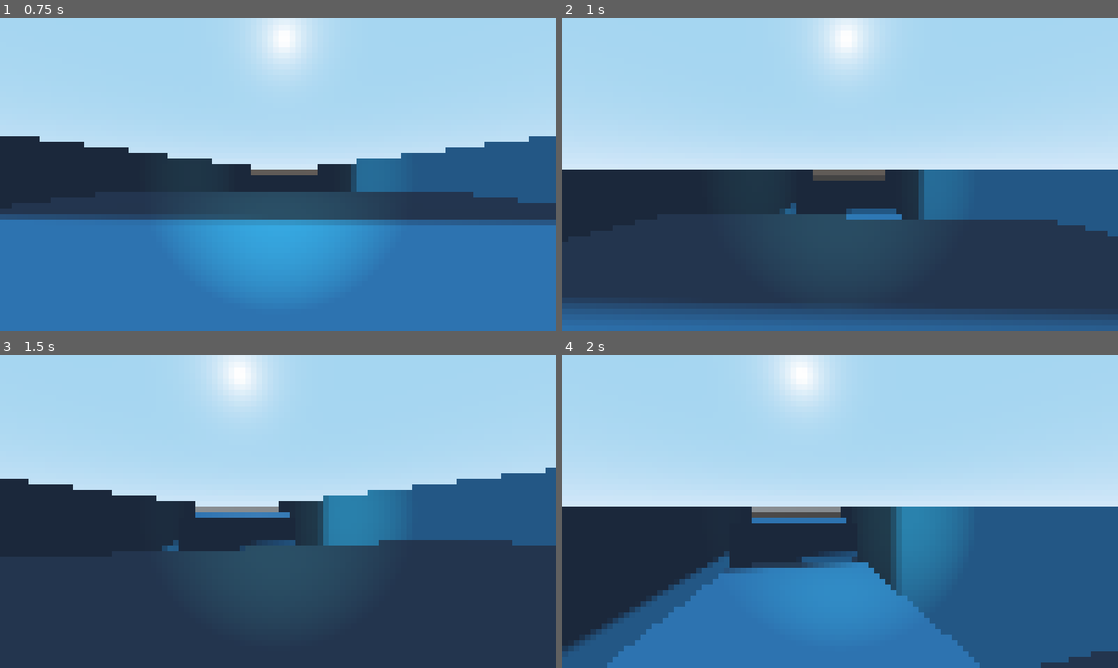
Above: before the commit, frames 1-4 (two rows, left to right).
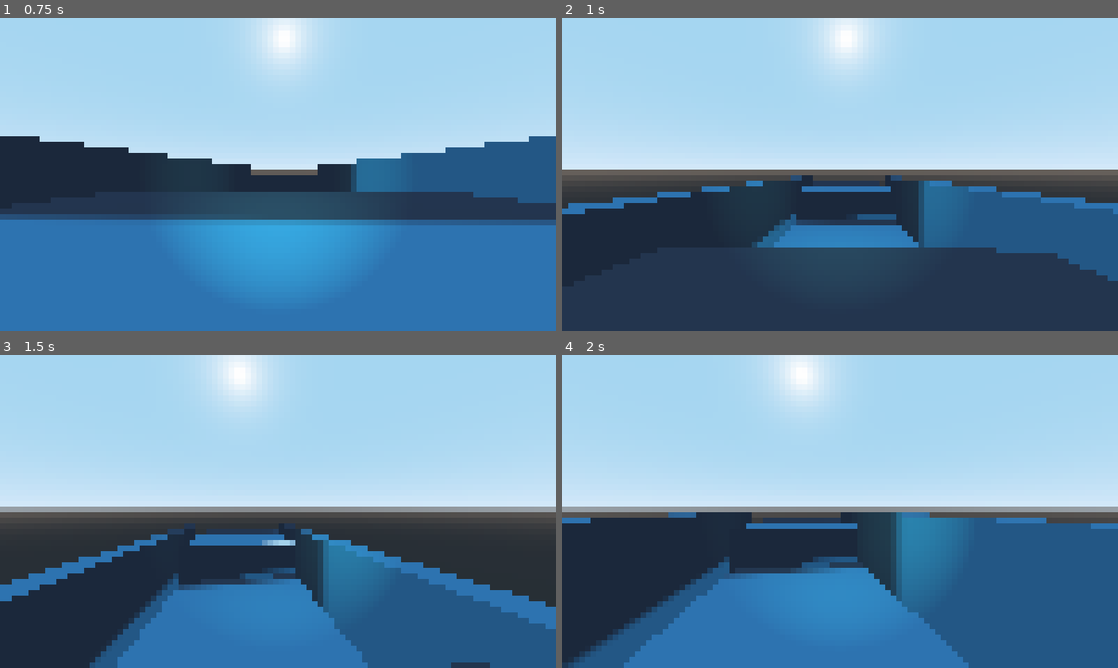
Above: after the commit, the same moments.

Repository: tehdi/demersal
Game: Godot game, scene res://Levels/testScene.tscn
Same seed, same stepped clock (60 frames per second), same inputs: the game is played once before the commit and once after it. This scene is started directly instead of the project's main scene. The engine's default icon, where the game draws it, is replaced by a stand-in: a white triangle on a blue panel in a dark square.
Inputs (mouse positions are in pixels of both pictures, inside the frame that each line leads up to):
- Up to frame 1 (0.75 s): tap Enter at 0.5 s; move the mouse to (272, 180) at 0.52 s; hold W (move_forward) from 0.53 s (still down); tap E (interact) at 0.6 s
- Up to frame 2 (1 s): keep holding W (move_forward); tap Space (move_jump) at 0.77 s
- Up to frame 3 (1.5 s): keep holding W (move_forward); move the mouse to (316, 514) at 1.27 s; tap Shift (move_sprint) at 1.35 s
- Up to frame 4 (2 s): keep holding W (move_forward); tap Space (move_jump) at 1.52 s

Frame 1 is identical in both runs. In frame 2, 20% of the frame differs, in the area x 0-100%, y 48-100%; in frame 3, 41%, in the area x 0-100%, y 36-100%; in frame 4, 7.4%.
Error in both runs: Invalid get index of type 'String' (on base: 'Dictionary'). (res://SiteTagging.gd:113)

Commit message:
changing the jump height

Diff:
--- a/Player/PlayerScene.tscn
+++ b/Player/PlayerScene.tscn
@@ -62,6 +62,7 @@
 collision_layer = 2
 collision_mask = 3
 script = ExtResource( 1 )
+jump_height = 20
 
 [node name="Collision" type="CollisionShape" parent="."]
 transform = Transform( 1, 0, 0, 0, -4.37114e-08, -1, 0, 1, -4.37114e-08, 0, 0, 0 )
